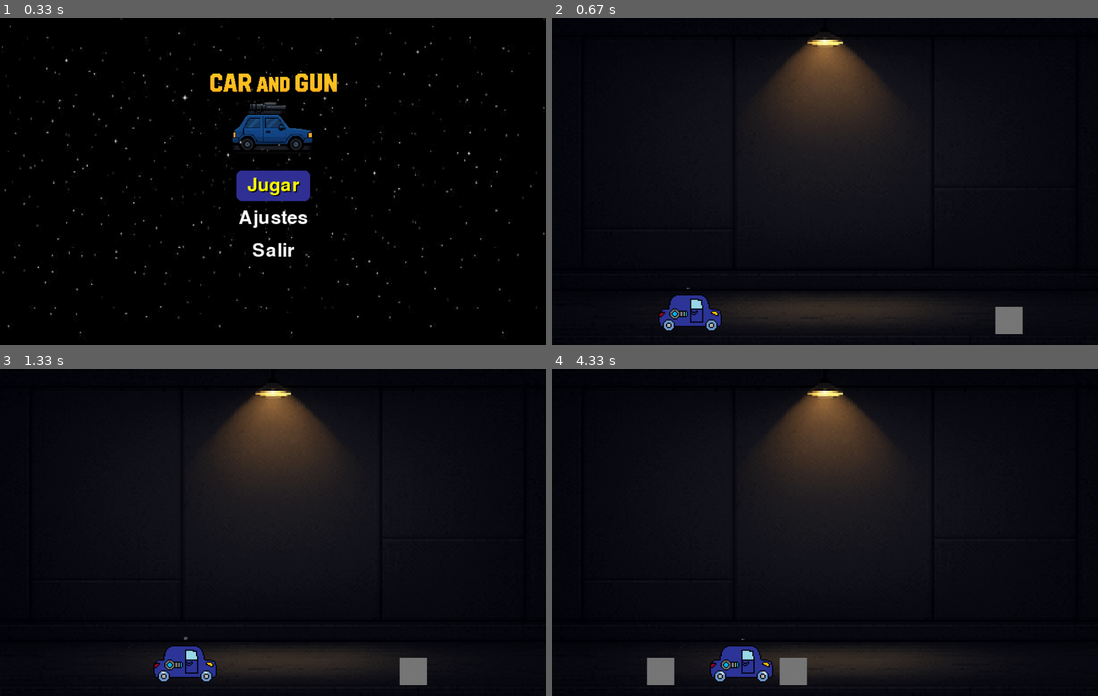
Above: before the commit, frames 1-4 (two rows, left to right).
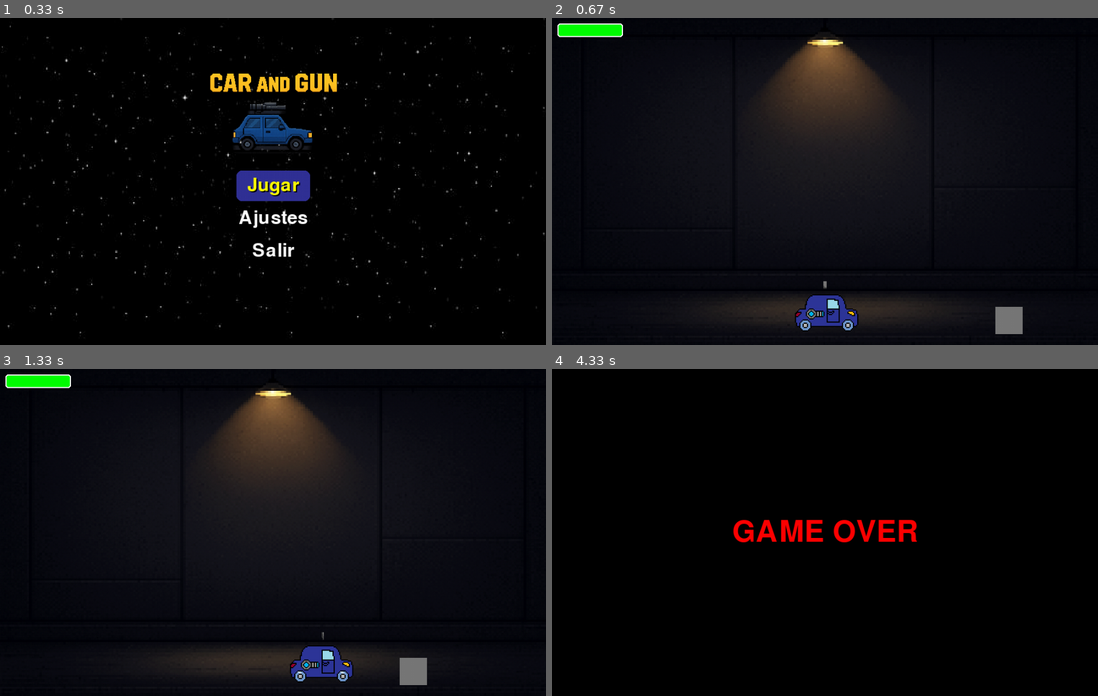
Above: after the commit, the same moments.

Repository: rinzakay/Proyecto-Pygame
Game: pygame game, started from Proyecto.py
Two runs of this game, one before a commit and one after it. Both use one fixed random seed, a clock stepped at 60 frames per second and the inputs below.
Inputs (mouse positions are in pixels of both pictures, inside the frame that each line leads up to):
- Up to frame 1 (0.33 s): no input
- Up to frame 2 (0.67 s): tap Enter at 0.33 s
- Up to frame 3 (1.33 s): hold D 0.67-1.13 s; move the mouse to (251, 545) at 0.7 s; hold A from 1.17 s (still down)
- Up to frame 4 (4.33 s): release A at 1.7 s; click (693, 535) at 1.78 s; hold A 2.07-2.47 s; hold D 2.5-3.13 s; hold A 3.17-3.63 s; hold D 3.67-4.13 s; hold D from 4.17 s (still down)

Frame 1 is identical in both runs. In frame 2, 2.2% of the frame differs, in the area x 1-57%, y 1-96%; in frame 3, 2.3%; in frame 4, 22%, in the area x 17-87%, y 5-98%.

Commit message:
Añadida pantalla de game over y barra de vida funcional

Diff:
--- a/Proyecto.py
+++ b/Proyecto.py
@@ -103,6 +103,10 @@
         self.animation_speed = 0.1  # segundos por fotograma
         self.last_frame_update = pygame.time.get_ticks()
 
+        self.max_hp = 4
+        self.hp = self.max_hp
+
+
     def update(self, keys):
         global current_controls
 
@@ -128,6 +132,86 @@
             self.current_frame_index = 0
             self.image = self.animation_frames[self.current_frame_index]
 
+    #Funcion para restar vida
+    def take_damage(self):
+        self.hp -= 1
+        if self.hp <= 0:
+            return True  #El vehiculo se destrozo
+        return False
+
+
+class HealthBar(pygame.sprite.Sprite):
+    def __init__(self, x, y, max_hp):
+        super().__init__()
+        self.max_hp = max_hp
+        self.hp = max_hp
+
+        # Dimensiones de la barra
+        self.width = 120
+        self.height = 25
+
+        # Colores según la vida
+        self.colors = [
+            (0, 255, 0),    # Verde → 4 vidas
+            (255, 165, 0),  # Naranja → 3 vidas
+            (255, 255, 0),  # Amarillo → 2 vidas
+            (255, 0, 0)     # Rojo → 1 vida
+        ]
+        #Luego de la ultima vida, al perder todas se va a la pantalla de game over
+
+        # Imagen inicial
+        self.image = pygame.Surface((self.width, self.height), pygame.SRCALPHA)
+        self.rect = self.image.get_rect(topleft=(x, y))
+        self.update(self.hp)
+
+    def update(self, hp):
+        self.hp = hp
+
+        #Limitar valores
+        if self.hp < 0:
+            self.hp = 0
+        if self.hp > self.max_hp:
+            self.hp = self.max_hp
+
+        #Calcular cuanta vida tiene el vehiculo
+        ratio = self.hp / self.max_hp
+
+        #color según la vida (se crean sprites en el mismo programa)
+        if ratio > 0.75:
+            color = self.colors[0]  # verde
+        elif ratio > 0.5:
+            color = self.colors[1]  # naranja
+        elif ratio > 0.25:
+            color = self.colors[2]  # amarillo
+        else:
+            color = self.colors[3]  # rojo
+
+        # Dibujar barra
+        self.image.fill((0, 0, 0, 0))  # limpiar transparente
+        pygame.draw.rect(self.image, (50, 50, 50), (0, 0, self.width, self.height), border_radius=5)  # fondo gris
+        pygame.draw.rect(self.image, color, (0, 0, int(self.width * ratio), self.height), border_radius=5)  # vida
+        pygame.draw.rect(self.image, (255, 255, 255), (0, 0, self.width, self.height), 2, border_radius=5)  # borde blanco
+
+
+
+
+
+def game_over_screen():
+    """Pantalla de Game Over"""
+    font = pygame.font.SysFont(None, 80)
+    text = font.render("GAME OVER", True, (255, 0, 0))
+    rect = text.get_rect(center=(WIDTH // 2, HEIGHT // 2))
+
+    screen.fill((0, 0, 0))
+    screen.blit(text, rect)
+    pygame.display.flip()
+
+    # Esperar unos segundos antes de salir
+    pygame.time.delay(3000)
+    pygame.quit()
+    sys.exit()
+
+
 class Turret(pygame.sprite.Sprite):
     def __init__(self, vehicle, bullets_group, all_sprites_group):
         super().__init__()
@@ -214,7 +298,7 @@
 
       #Visualizador de daño
         self.is_hit = False
-        self.hit_duration = 450  #Duracion del efecto de daño
+        self.hit_duration = 350  #Duracion del efecto de daño
         self.hit_time = 0
 
     def update(self):
@@ -230,7 +314,7 @@
         if self.is_hit:
             elapsed = pygame.time.get_ticks() - self.hit_time
             if elapsed < self.hit_duration:
-                t = elapsed / self.hit_duration  # progreso [0..1]
+                t = elapsed / self.hit_duration
                 new_color = lerp_color(COLOR_HIT, GRAY, t)
                 self.image.fill(new_color)
             else:
@@ -258,11 +342,16 @@
     bullets = pygame.sprite.Group()
     enemies = pygame.sprite.Group()
 
-    vehicle = Vehicle(WIDTH // 4, HEIGHT - 20)
+    vehicle = Vehicle(WIDTH//2, HEIGHT- 20)
     all_sprites.add(vehicle)
 
     turret = Turret(vehicle, bullets, all_sprites)
     all_sprites.add(turret)
+
+    health_bar = HealthBar(10, 10, vehicle.max_hp)
+    all_sprites.add(health_bar)
+    health_bar.update(vehicle.hp)
+
 
     enemy1 = Enemy(WIDTH - 100, HEIGHT - 20)
     enemies.add(enemy1)
@@ -308,12 +397,17 @@
         turret.update(pygame.mouse.get_pos())
         bullets.update()
         enemies.update()
+        health_bar.update(vehicle.hp)
 
 
 
         #Colisión entre vehículo y enemigos
         collisions = pygame.sprite.spritecollide(vehicle, enemies, False)
         for enemy in collisions:
+            if vehicle.take_damage(): #generacion de la pantalla de game over
+                game_over_screen()
+                health_bar.update(vehicle.hp)#Conectar la barra con la vida actual del vehiculo
+
 
             # Calcular dirección de retroceso
             # si el enemigo choca de un lado,el vehiculo retrocede en direccion opuesta,y viceversa
Binary file removed: image/HealthBar.png
